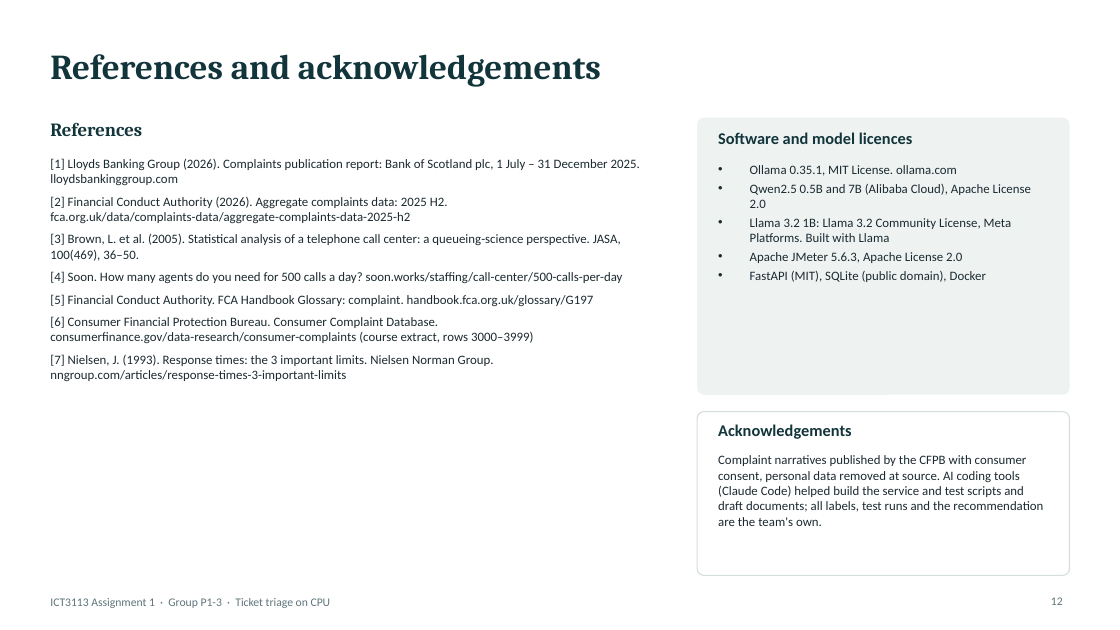
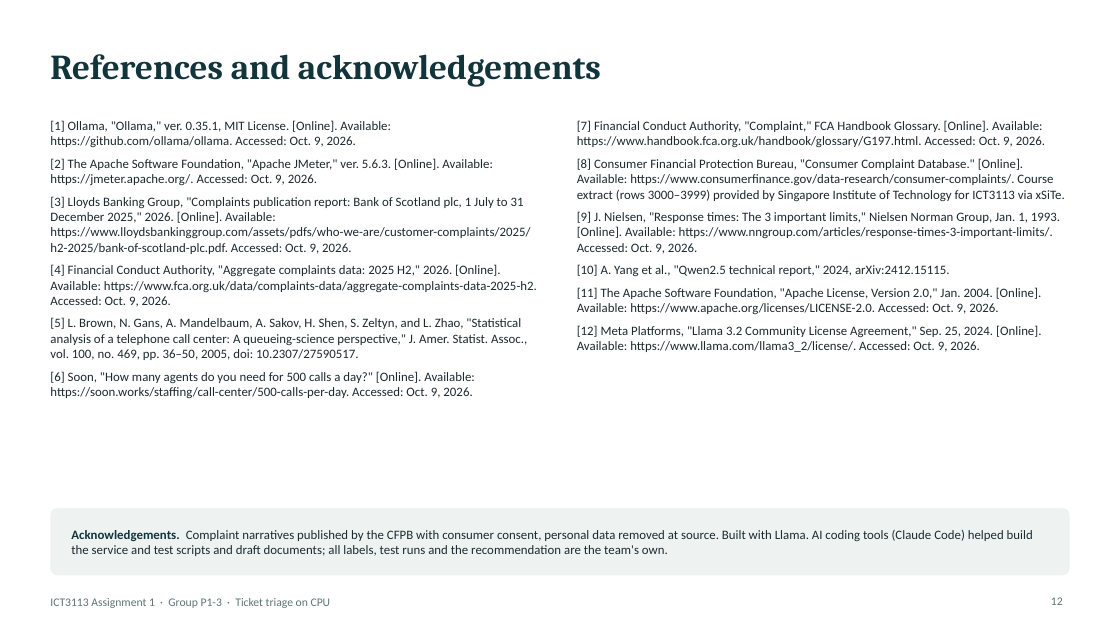
Before and after one commit to asdafsafas/ICT3113_A1_P1-3, a slide deck: slide 12 of slides/Group03.pptx. Drawn at 1120x630 pixels with LibreOffice and Linux fonts; fonts in the diff are those of the drawing. Boxes give left, top, right and bottom in pixels: in the first picture for what was removed or moved away, otherwise in the second. Text is boxed around its words. In the diff, an @@ line names an element or a change of style, - is before the commit and + after.

```diff
--- a/slides/Group03.pptx
+++ b/slides/Group03.pptx
@@ text removed at <box>50,122,142,136</box> @@
-References
@@ text added at <box>50,120,537,398</box>, 11 pt, text #1B2A30 @@
+[1] Ollama, "Ollama," ver. 0.35.1, MIT License. [Online]. Available: https://github.com/ollama/ollama. Accessed: Oct. 9, 2026.
+[2] The Apache Software Foundation, "Apache JMeter," ver. 5.6.3. [Online]. Available: https://jmeter.apache.org/. Accessed: Oct. 9, 2026.
+[3] Lloyds Banking Group, "Complaints publication report: Bank of Scotland plc, 1 July to 31 December 2025," 2026. [Online]. Available: https://www.lloydsbankinggroup.com/assets/pdfs/who-we-are/customer-complaints/2025/h2-2025/bank-of-scotland-plc.pdf. Accessed: Oct. 9, 2026.
+[4] Financial Conduct Authority, "Aggregate complaints data: 2025 H2," 2026. [Online]. Available: https://www.fca.org.uk/data/complaints-data/aggregate-complaints-data-2025-h2. Accessed: Oct. 9, 2026.
+[5] L. Brown, N. Gans, A. Mandelbaum, A. Sakov, H. Shen, S. Zeltyn, and L. Zhao, "Statistical analysis of a telephone call center: A queueing-science perspective," J. Amer. Statist. Assoc., vol. 100, no. 469, pp. 36–50, 2005, doi: 10.2307/27590517.
+[6] Soon, "How many agents do you need for 500 calls a day?" [Online]. Available: https://soon.works/staffing/call-center/500-calls-per-day. Accessed: Oct. 9, 2026.
@@ text at <box>577,120,1065,352</box>: text changed @@
-[1] Lloyds Banking Group (2026). Complaints publication report: Bank of Scotland plc, 1 July – 31 December 2025. lloydsbankinggroup.com
-[2] Financial Conduct Authority (2026). Aggregate complaints data: 2025 H2. fca.org.uk/data/complaints-data/aggregate-complaints-data-2025-h2
-[3] Brown, L. et al. (2005). Statistical analysis of a telephone call center: a queueing-science perspective. JASA, 100(469), 36–50.
-[4] Soon. How many agents do you need for 500 calls a day? soon.works/staffing/call-center/500-calls-per-day
-[5] Financial Conduct Authority. FCA Handbook Glossary: complaint. handbook.fca.org.uk/glossary/G197
-[6] Consumer Financial Protection Bureau. Consumer Complaint Database. consumerfinance.gov/data-research/consumer-complaints (course extract, rows 3000–3999)
-[7] Nielsen, J. (1993). Response times: the 3 important limits. Nielsen Norman Group. nngroup.com/articles/response-times-3-important-limits
+[7] Financial Conduct Authority, "Complaint," FCA Handbook Glossary. [Online]. Available: https://www.handbook.fca.org.uk/handbook/glossary/G197.html. Accessed: Oct. 9, 2026.
+[8] Consumer Financial Protection Bureau, "Consumer Complaint Database." [Online]. Available: https://www.consumerfinance.gov/data-research/consumer-complaints/. Course extract (rows 3000–3999) provided by Singapore Institute of Technology for ICT3113 via xSiTe.
+[9] J. Nielsen, "Response times: The 3 important limits," Nielsen Norman Group, Jan. 1, 1993. [Online]. Available: https://www.nngroup.com/articles/response-times-3-important-limits/. Accessed: Oct. 9, 2026.
+[10] A. Yang et al., "Qwen2.5 technical report," 2024, arXiv:2412.15115.
+[11] The Apache Software Foundation, "Apache License, Version 2.0," Jan. 2004. [Online]. Available: https://www.apache.org/licenses/LICENSE-2.0. Accessed: Oct. 9, 2026.
+[12] Meta Platforms, "Llama 3.2 Community License Agreement," Sep. 25, 2024. [Online]. Available: https://www.llama.com/llama3_2/license/. Accessed: Oct. 9, 2026.
@@ text removed at <box>718,132,912,144</box> @@
-Software and model licences
@@ text removed at <box>750,165,1031,282</box> @@
-• Ollama 0.35.1, MIT License. ollama.com
-• Qwen2.5 0.5B and 7B (Alibaba Cloud), Apache License 2.0
-• Llama 3.2 1B: Llama 3.2 Community License, Meta Platforms. Built with Llama
-• Apache JMeter 5.6.3, Apache License 2.0
-• FastAPI (MIT), SQLite (public domain), Docker
@@ rounded rectangle removed at <box>697,412,1070,576</box> @@
@@ text removed at <box>718,424,852,439</box> @@
-Acknowledgements
@@ rounded rectangle: place and size @@
-rounded rectangle at <box>697,118,1070,395</box>
+rounded rectangle at <box>50,508,1070,576</box>
@@ rounded rectangle at <box>50,508,1070,576</box>: proportions changed @@
@@ text "Acknowledgements. Complaint narratives published by ..." at <box>71,530,1033,556</box>: vertical alignment top to middle @@
@@ text at <box>71,530,1033,556</box>: text changed @@
-Complaint narratives published by the CFPB with consumer consent, personal data removed at source. AI coding tools (Claude Code) helped build the service and test scripts and draft documents; all labels, test runs and the recommendation are the team's own.
+Acknowledgements. Complaint narratives published by the CFPB with consumer consent, personal data removed at source. Built with Llama. AI coding tools (Claude Code) helped build the service and test scripts and draft documents; all labels, test runs and the recommendation are the team's own.
```
Also in this commit, not shown: 5 other slides changed, 2 other files.
